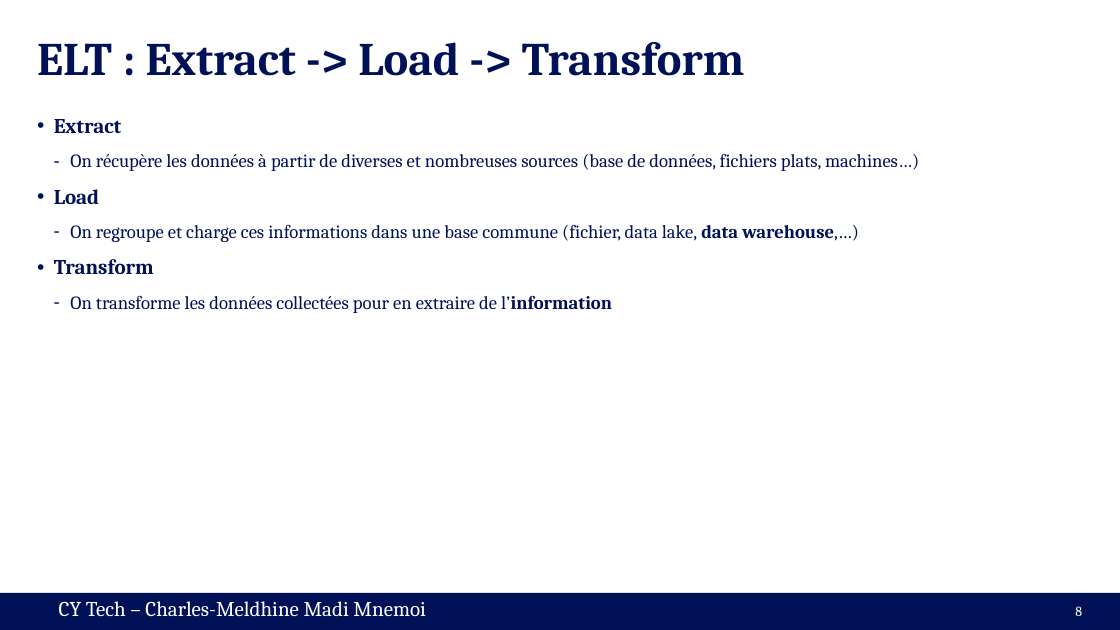
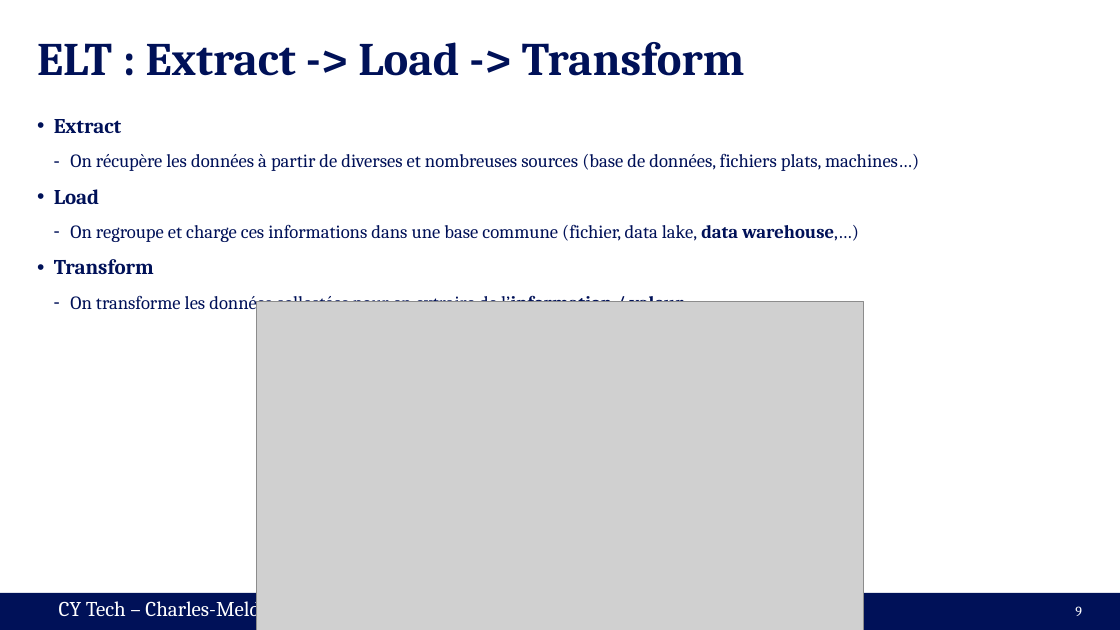
Before and after one commit to cmnemoi/cytech_sparks, a slide deck: slide 9 of presentation.pptx (slide 8 before the commit). Drawn at 1120x630 pixels with LibreOffice and Linux fonts; fonts in the diff are those of the drawing; grey boxes stand for pictures. Boxes give left, top, right and bottom in pixels: in the first picture for what was removed or moved away, otherwise in the second. Text is boxed around its words. In the diff, an @@ line names an element or a change of style, - is before the commit and + after.

```diff
--- a/presentation.pptx
+++ b/presentation.pptx
@@ text at [70, 292, 684, 314]: text changed @@
-  – On transforme les données collectées pour en extraire de l’information
+  – On transforme les données collectées pour en extraire de l’information / valeur
@@ picture added at [256, 301, 864, 630] @@
@@ page number at [1075, 606, 1082, 616]: text changed @@
-8
+9
```
Also in this commit, not shown: 2 other slides changed, 2 slides added.
